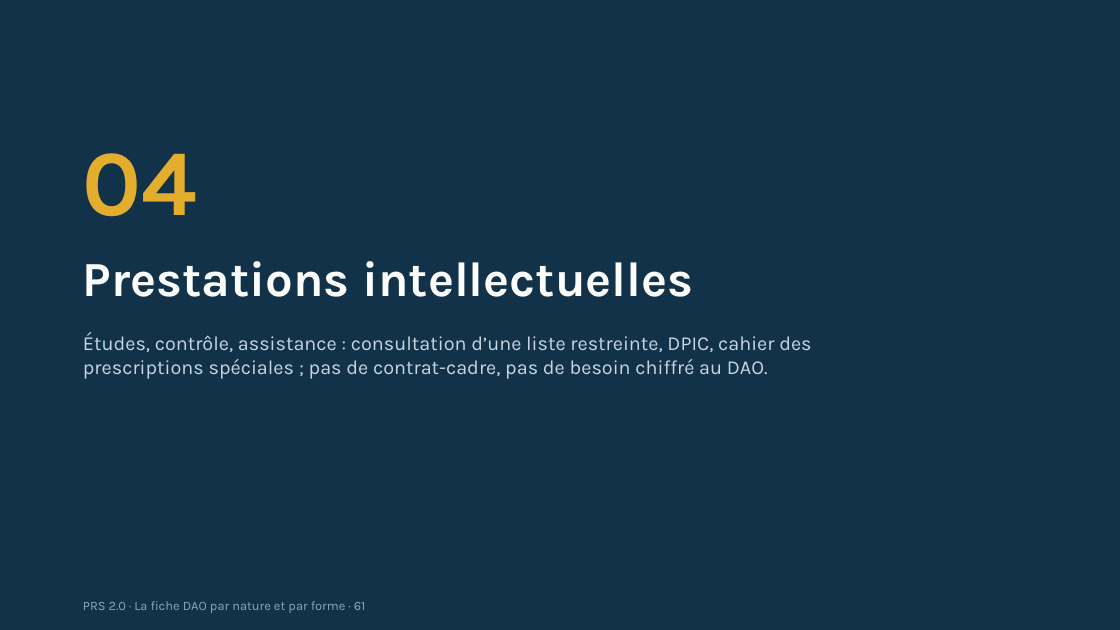
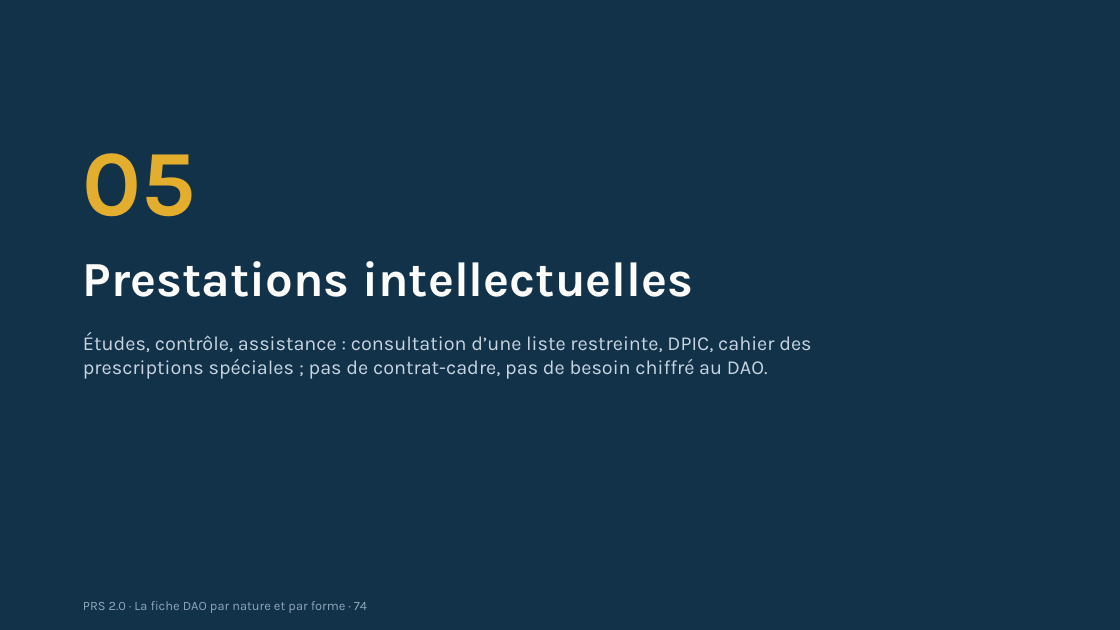
Before and after one commit to lralaitsilanihasy-create/PRS2.0-frontend, a slide deck: slide 74 of docs/documentation/PRS2-fiche-dao-nature-forme-2026-10-07.pptx (slide 61 before the commit). Drawn at 1120x630 pixels with LibreOffice and Linux fonts; fonts in the diff are those of the drawing. Boxes give left, top, right and bottom in pixels: in the first picture for what was removed or moved away, otherwise in the second. Text is boxed around its words. In the diff, an @@ line names an element or a change of style, - is before the commit and + after.

```diff
--- a/docs/documentation/PRS2-fiche-dao-nature-forme-2026-10-07.pptx
+++ b/docs/documentation/PRS2-fiche-dao-nature-forme-2026-10-07.pptx
@@ text at [83,153,196,217]: text changed @@
-04
+05
@@ text at [83,601,367,613]: text changed @@
-PRS 2.0 · La fiche DAO par nature et par forme · 61
+PRS 2.0 · La fiche DAO par nature et par forme · 74
```
Also in this commit, not shown: 76 other slides changed, 13 slides added.
